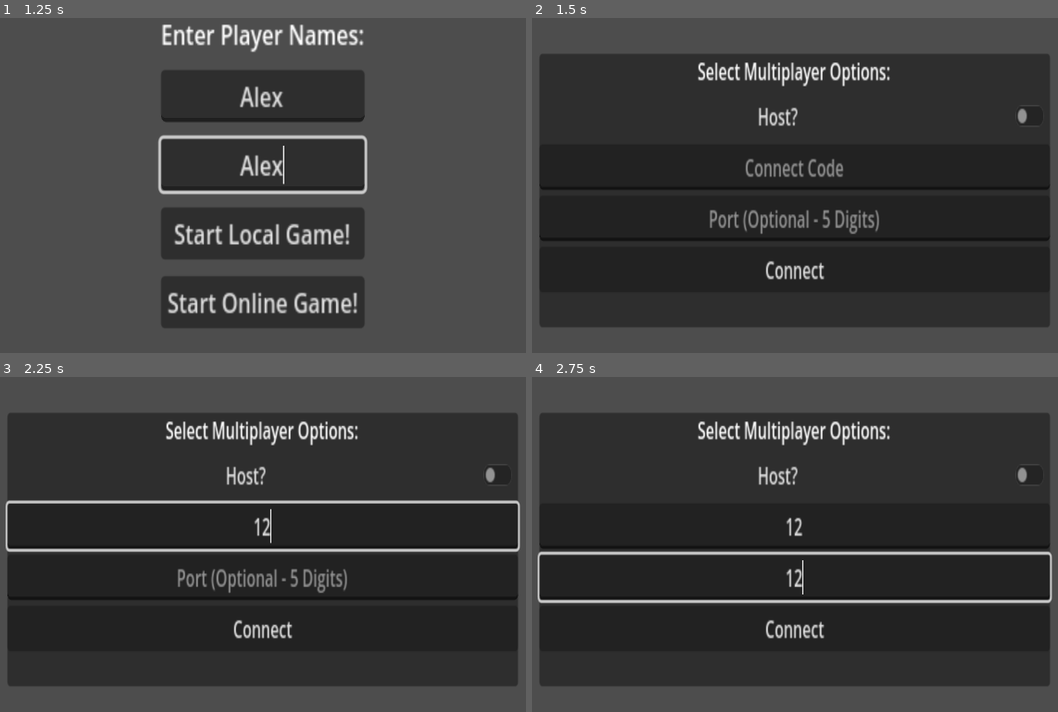
Above: before the commit, frames 1-4 (two rows, left to right).
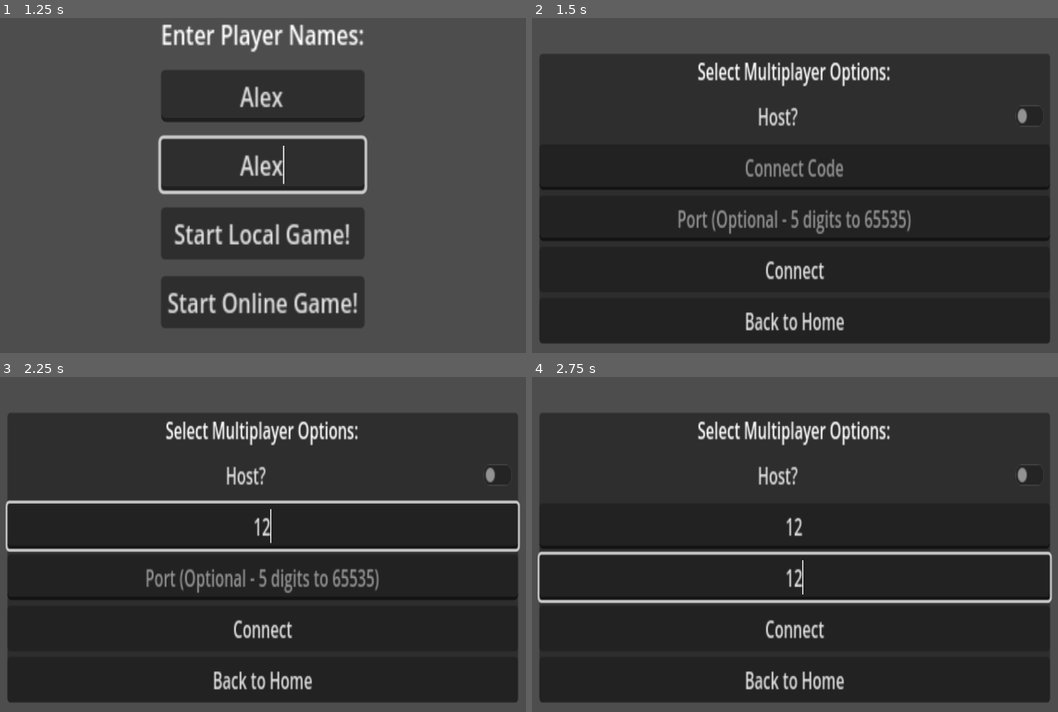
Above: after the commit, the same moments.

Repository: John-Popovici/duel-of-the-eights
Game: Godot game, scene res://Scenes/IntroScene.tscn
Two runs of this game, one before a commit and one after it. Both use one fixed random seed, a clock stepped at 60 frames per second and the inputs below.
Inputs (mouse positions are in pixels of both pictures, inside the frame that each line leads up to):
- Up to frame 1 (1.25 s): click (263, 95) at 0.52 s; type "Alex" at 0.6 s; click (263, 165) at 0.75 s; type "Alex" at 0.83 s
- Up to frame 2 (1.5 s): click "Start Online Game!" at 1.25 s
- Up to frame 3 (2.25 s): click (263, 527) at 2.02 s; type "12" at 2.1 s
- Up to frame 4 (2.75 s): click (795, 578) at 2.25 s; type "12" at 2.33 s

Frame 1 is identical in both runs. In frame 2, 6.6% of the frame differs, in the area x 1-99%, y 57-98%; in frame 3, 6.6%; in frame 4, 5.2%.

Commit message:
multiplayer connection fail cases setup

Diff:
--- a/src/Scenes/online_game_scene.tscn
+++ b/src/Scenes/online_game_scene.tscn
@@ -40,12 +40,16 @@
 
 [node name="Port_Input" type="LineEdit" parent="NetworkManager/ConnectionUI/UIBox/Connection_Setup"]
 layout_mode = 2
-placeholder_text = "Port (Optional - 5 Digits)"
+placeholder_text = "Port (Optional - 5 digits to 65535)"
 alignment = 1
 
 [node name="ConnectButton" type="Button" parent="NetworkManager/ConnectionUI/UIBox/Connection_Setup"]
 layout_mode = 2
 text = "Connect"
+
+[node name="BackToHomeButton" type="Button" parent="NetworkManager/ConnectionUI/UIBox/Connection_Setup"]
+layout_mode = 2
+text = "Back to Home"
 
 [node name="Connection_Wait" type="VBoxContainer" parent="NetworkManager/ConnectionUI/UIBox"]
 layout_mode = 2
@@ -65,3 +69,16 @@
 [node name="CopyPortButton" type="Button" parent="NetworkManager/ConnectionUI/UIBox/Connection_Wait"]
 layout_mode = 2
 text = "Copy Port"
+
+[node name="Connection_Error" type="VBoxContainer" parent="NetworkManager/ConnectionUI/UIBox"]
+layout_mode = 2
+
+[node name="Error Source" type="Label" parent="NetworkManager/ConnectionUI/UIBox/Connection_Error"]
+layout_mode = 2
+text = "Error Source"
+horizontal_alignment = 1
+
+[node name="RedirectingToHome" type="Label" parent="NetworkManager/ConnectionUI/UIBox/Connection_Error"]
+layout_mode = 2
+text = "Redirecting to Home Page"
+horizontal_alignment = 1
--- a/src/Scripts/IntroScene.gd
+++ b/src/Scripts/IntroScene.gd
@@ -29,14 +29,8 @@
 
 # Transition to GameScene with player names
 func _on_start_online_game_pressed() -> void:
-	var player1_name = player1_name_input.text
-	var player2_name = player2_name_input.text
-
 	# Load GameScene
 	var online_game_scene = load("res://Scenes/online_game_scene.tscn").instantiate()
-
-	# Pass player names to GameScene
-	#online_game_scene.set_player_names(player1_name, player2_name)
 
 	# Change scene to GameScene
 	get_tree().root.add_child(online_game_scene)
--- a/src/Scripts/LocalGameManager.gd
+++ b/src/Scripts/LocalGameManager.gd
@@ -96,17 +96,6 @@
 	# Move to next player's turn or next round
 	next_turn()
 
-# Calculates score based on dice values (basic example)
-func calculate_score(dice_values: Array[int]) -> int:
-	# Sum of all dice values, can customize based on scoring rules
-	return sum(dice_values)
-
-func sum(arr:Array[int]):
-	var result = 0
-	for i in arr:
-		result+=i
-	return result
-
 # Switches to the next player's turn or next round
 func next_turn() -> void:
 	current_player = 2 if current_player == 1 else 1
--- a/src/Scripts/connectionUI.gd
+++ b/src/Scripts/connectionUI.gd
@@ -12,6 +12,8 @@
 @onready var connect_button = $UIBox/Connection_Setup/ConnectButton
 @onready var SetupUI = $UIBox/Connection_Setup
 @onready var WaitUI = $UIBox/Connection_Wait
+@onready var ErrorUI = $UIBox/Connection_Error
+@onready var ErrorSourceLabel = $"UIBox/Connection_Error/Error Source"
 @onready var IPDisplayLabel = $UIBox/Connection_Wait/IPDisplay
 @onready var CopyIPButton = $UIBox/Connection_Wait/CopyIPButton
 @onready var PortDisplayLabel = $UIBox/Connection_Wait/PortDisplay
@@ -22,6 +24,7 @@
 	host_checkbutton.set_toggle_mode(true)
 	host_checkbutton.connect("toggled", self._on_hostcheck_toggled)
 	WaitUI.visible = false
+	ErrorUI.visible = false
 	# Connect the copy buttons to functions to copy IP and port
 	CopyIPButton.connect("pressed", self._copy_ip_to_clipboard)
 	CopyPortButton.connect("pressed", self._copy_port_to_clipboard)
@@ -37,6 +40,8 @@
 func setupNetworkManagerRef() -> void:
 	network_manager = get_parent()
 	network_manager.connect("connection_successful", self._on_connection_successful)
+	network_manager.connect("disconnected", self._on_disconnected)
+	network_manager.connect("connection_failed", self._on_connection_failed)
 	connect_button.connect("pressed", self._on_connect_pressed)
 
 func _on_connect_pressed():
@@ -46,14 +51,14 @@
 		network_manager.start_server(port)
 		SetupUI.visible = false
 		WaitUI.visible = true
-		IPDisplayLabel.text = "Connect Code: " + network_manager.ip_to_hash(str(IP.resolve_hostname(str(OS.get_environment("COMPUTERNAME")),1)))
+		IPDisplayLabel.text = "Connect Code: " + network_manager.getHashIP()
 		PortDisplayLabel.text = "Started as Host on port: " + str(port)
 	else:
-		var ip = network_manager.hash_to_ip(ip_field.text)
-		network_manager.connect_to_server(ip, port)
+		var hash = ip_field.text
+		network_manager.connect_to_server(hash, port)
 
 func _copy_ip_to_clipboard():
-	DisplayServer.clipboard_set(network_manager.ip_to_hash(str(IP.resolve_hostname(str(OS.get_environment("COMPUTERNAME")),1))))
+	DisplayServer.clipboard_set(network_manager.getHashIP())
 	print("Connect code copied to clipboard: ", DisplayServer.clipboard_get())
 
 func _copy_port_to_clipboard():
@@ -66,7 +71,31 @@
 	self.visible = false
 	print("Multiplayer Successfully connected")
 	# Start the game via OnlineGameManager
-	#get_parent().get_parent().get_node("OnlineGameManager").start_game()
+	get_tree().get_root().get_node("OnlineGameScene").start_game()
+
+func _on_disconnected():
+	# Hide the ConnectionUI once connected
+	self.visible = true
+	SetupUI.visible = false
+	WaitUI.visible = false
+	ErrorUI.visible = true
+	ErrorSourceLabel.text = "Disconnected from game"
+	print("Disconnected")
+	await get_tree().create_timer(2.0).timeout
+	# Start the game via OnlineGameManager
+	get_tree().get_root().get_node("OnlineGameScene").returnToIntro()
+
+func _on_connection_failed():
+	# Hide the ConnectionUI once connected
+	self.visible = true
+	SetupUI.visible = false
+	WaitUI.visible = false
+	ErrorUI.visible = true
+	ErrorSourceLabel.text = "Connection Failed"
+	print("Connection Failed")
+	await get_tree().create_timer(2.0).timeout
+	# Start the game via OnlineGameManager
+	get_tree().get_root().get_node("OnlineGameScene").returnToIntro()
 
 # Called every frame. 'delta' is the elapsed time since the previous frame.
 func _process(delta: float) -> void:
--- a/src/Scripts/die.gd
+++ b/src/Scripts/die.gd
@@ -20,15 +20,6 @@
 var selectedTex = preload('res://Materials/Purple.tres')
 
 @export var face_threshold: float = 0.8  # Threshold for face orientation detection
-# Dictionary mapping each die face direction to its value
-var face_value_dict = {
-	Vector3.UP: 1,
-	Vector3.DOWN: 6,
-	Vector3.RIGHT: 3,
-	Vector3.LEFT: 4,
-	Vector3.FORWARD: 2,
-	Vector3.BACK: 5
-}
 
 # Threshold for detecting the "upward" ray
 @export var up_threshold: float = 0.9
@@ -68,21 +59,6 @@
 		randf_range(-torque_range, torque_range),
 		randf_range(-torque_range, torque_range)
 	))
-
-# Determines the top-facing die value after the roll
-func get_face_values() -> int:
-	# After the dice have settled, check which face is up
-	var highest_face: Vector3 = Vector3.UP
-	var highest_dot = -1.0
-
-	# Loop through each face direction in the dictionary
-	for face_dir in face_value_dict.keys():
-		var dot = global_transform.basis.y.dot(face_dir)
-		if dot > highest_dot:
-			highest_dot = dot
-			highest_face = face_dir
-
-	return face_value_dict[highest_face]  # Return the value of the top face
 
 # Determine which face is facing upward
 func get_face_value() -> int:
--- a/src/Scripts/networkManager.gd
+++ b/src/Scripts/networkManager.gd
@@ -2,11 +2,16 @@
 
 @export var default_port: int = 12345
 var is_host: bool = false
-var Multiplayer = MultiplayerAPI
 var ConnectionUI: CanvasLayer
 var OnlineGameManager: Node3D
 
 signal connection_successful
+signal disconnected
+signal connection_failed
+
+var ping_timeout: float = 3.0
+var time_since_last_ping: float = 0.0
+var check_ping: bool = false
 
 # Start as a server
 func start_server(port: int):
@@ -17,21 +22,39 @@
 	print("Started as server on port: ", port)
 	print("IP: ", IP.resolve_hostname(str(OS.get_environment("COMPUTERNAME")),1))
 	multiplayer.multiplayer_peer.connect("peer_connected", self._on_peer_connected)
+	#setup tracking for peer disconnect
+	multiplayer.multiplayer_peer.connect("peer_disconnected", self._on_peer_disconnected)
 
 # Connect as a client
-func connect_to_server(ip: String, port: int):
+func connect_to_server(hash: String, port: int):
 	var peer = ENetMultiplayerPeer.new()
-	peer.create_client(ip, port)
+	peer.create_client(hash_to_ip(hash), port)
 	multiplayer.multiplayer_peer = peer
 	is_host = false
-	print("Attempting to connect to server at ", ip, " on port ", port)
+	print("Attempting to connect to server at ", hash_to_ip(hash), " on port ", port)
 
 	# Check if connection is successful
 	multiplayer.multiplayer_peer.connect("peer_connected", self._on_peer_connected)
+	#Connection Failed case
+	multiplayer.multiplayer_peer.connect("connection_failed", self._on_connection_failed)
+
 
 func _on_peer_connected(id: int):
 	print("Connected to peer with ID: ", id)
+	check_ping = true
 	emit_signal("connection_successful")
+
+func _on_peer_disconnected(id: int):
+	print("Disconnected from peer with ID: ", id)
+	emit_signal("disconnected")
+
+func _on_server_disconnected():
+	print("Disconnected from server")
+	emit_signal("disconnected")
+
+func _on_connection_failed():
+	print("Connection Failed")
+	emit_signal("connection_failed")
 
 # Converts a number to a two-character uppercase string, handling 0-255
 func number_to_letters(value: int) -> String:
@@ -100,6 +123,8 @@
 
 	return ip.join(".")
 
+func getIsHost() -> bool:
+	return is_host
 
 func getHashIP() -> String:
 	return ip_to_hash(str(IP.resolve_hostname(str(OS.get_environment("COMPUTERNAME")),1)))
@@ -109,7 +134,22 @@
 	ConnectionUI = get_node("ConnectionUI")
 	ConnectionUI.setupNetworkManagerRef()
 
+# Reset the timer on each ping received
+@rpc
+func ping() -> void:
+	time_since_last_ping = 0.0
 
-# Called every frame. 'delta' is the elapsed time since the previous frame.
 func _process(delta: float) -> void:
+	if is_host:
+		# Broadcast a ping every second (adjust interval as necessary)
+		if Time.get_ticks_msec() % 1000 < delta * 1000:
+			rpc("ping")
+	elif !is_host and check_ping:
+		# Update the timer
+		time_since_last_ping += delta
+
+		# Check if the timeout is exceeded
+		if time_since_last_ping >= ping_timeout:
+			_on_server_disconnected()
+			check_ping = false
 	pass
--- a/src/Scripts/online_game_scene.gd
+++ b/src/Scripts/online_game_scene.gd
@@ -13,14 +13,18 @@
 	print("Player 1: %s, Player 2: %s" % [player1_name, player2_name])
 
 
+func start_game() -> void:
+	print("Game Started")
+
+func returnToIntro() -> void:
+	var intro_scene = load("res://Scenes/IntroScene.tscn").instantiate()
+
+	# Change scene to GameScene
+	get_tree().root.add_child(intro_scene)
+	queue_free()  # Free IntroScene
+
 # Start game logic with player names
 func _ready() -> void:
-	#if player1_name and player2_name:
-	#	print("Starting game with players: %s and %s" % [player1_name, player2_name])
-	#	GameManager.setPlayerNames(player1_name,player2_name)
-	#	#GameManager.start_round()
-	#else:
-	#	print("Warning: Player names not set")
 	pass
 
 # Called every frame. 'delta' is the elapsed time since the previous frame.
